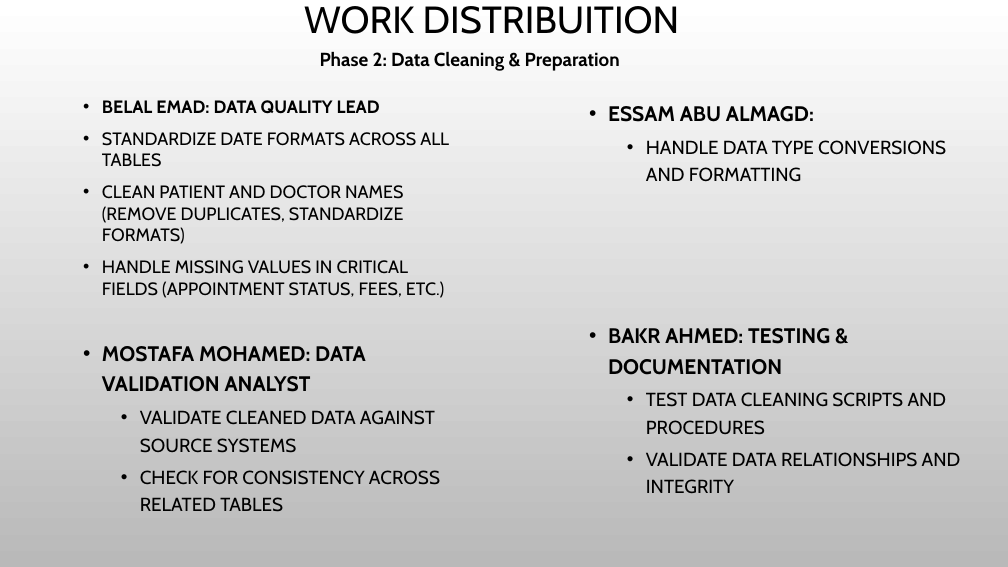
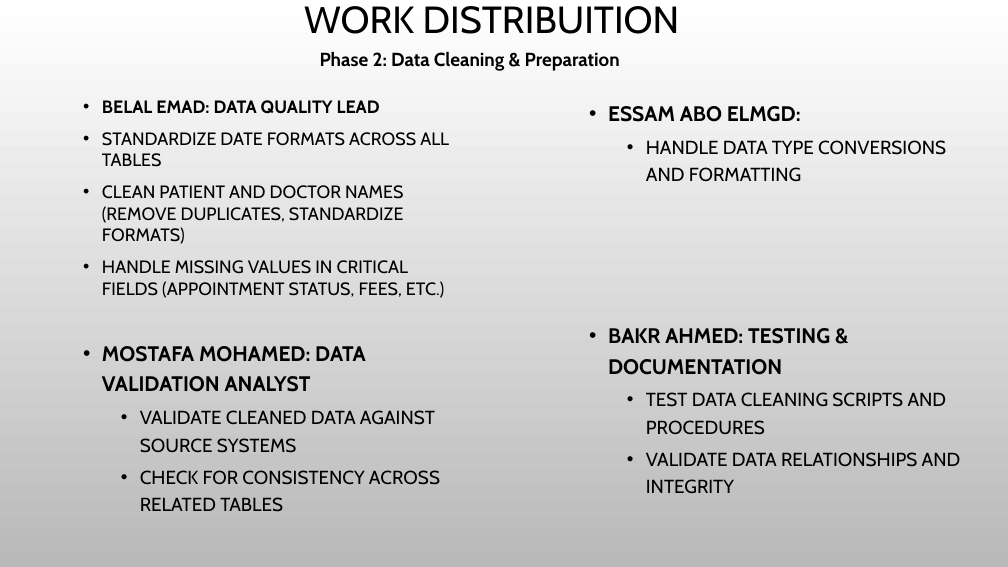
Before and after one commit to essamaboelmgd/caduceus_one_hospital, a slide deck: slide 4 of project.pptx. Drawn at 1008x567 pixels with LibreOffice and Linux fonts; fonts in the diff are those of the drawing; background and template pictures are left out. Boxes give left, top, right and bottom in pixels: in the first picture for what was removed or moved away, otherwise in the second. Text is boxed around its words. In the diff, an @@ line names an element or a change of style, - is before the commit and + after.

```diff
--- a/project.pptx
+++ b/project.pptx
@@ text at [608, 106, 801, 122]: text changed @@
-• ESSAM ABU ALMAGD:
+• ESSAM ABO ELMGD:
```
Also in this commit, not shown: 2 other slides changed, 3 other files.
